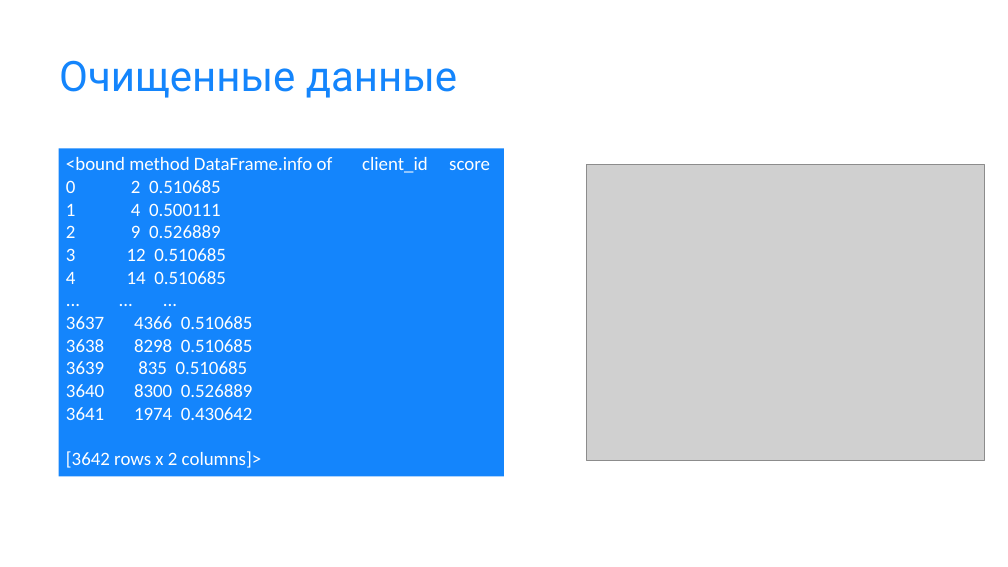
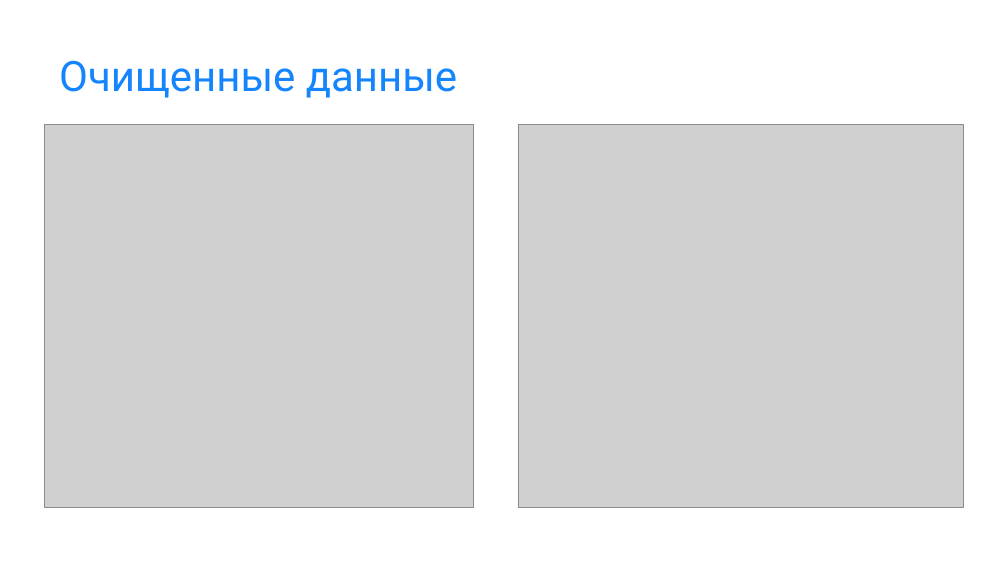
Before and after one commit to cryzzone/intensive_two, a slide deck: slide 7 of Модель склонности клиента к приобретению машиноместа.pptx. Drawn at 1008x567 pixels with LibreOffice and Linux fonts; fonts in the diff are those of the drawing; grey boxes stand for pictures; background and template pictures are left out. Boxes give left, top, right and bottom in pixels: in the first picture for what was removed or moved away, otherwise in the second. Text is boxed around its words. In the diff, an @@ line names an element or a change of style, - is before the commit and + after.

```diff
--- a/Модель склонности клиента к приобретению машиноместа.pptx
+++ b/Модель склонности клиента к приобретению машиноместа.pptx
@@ picture added at <box>45,124,474,507</box> @@
@@ rectangle removed at <box>58,148,504,476</box> @@
-<bound method DataFrame.info of client_id score
-0 2 0.510685
-1 4 0.500111
-2 9 0.526889
-3 12 0.510685
-4 14 0.510685
-... ... ...
-3637 4366 0.510685
-3638 8298 0.510685
-3639 835 0.510685
-3640 8300 0.526889
-3641 1974 0.430642
-[3642 rows x 2 columns]>
@@ picture: place and size @@
-picture at <box>587,165,985,461</box>
+picture at <box>518,124,964,507</box>
```
Also in this commit, not shown: 1 other slide changed.
